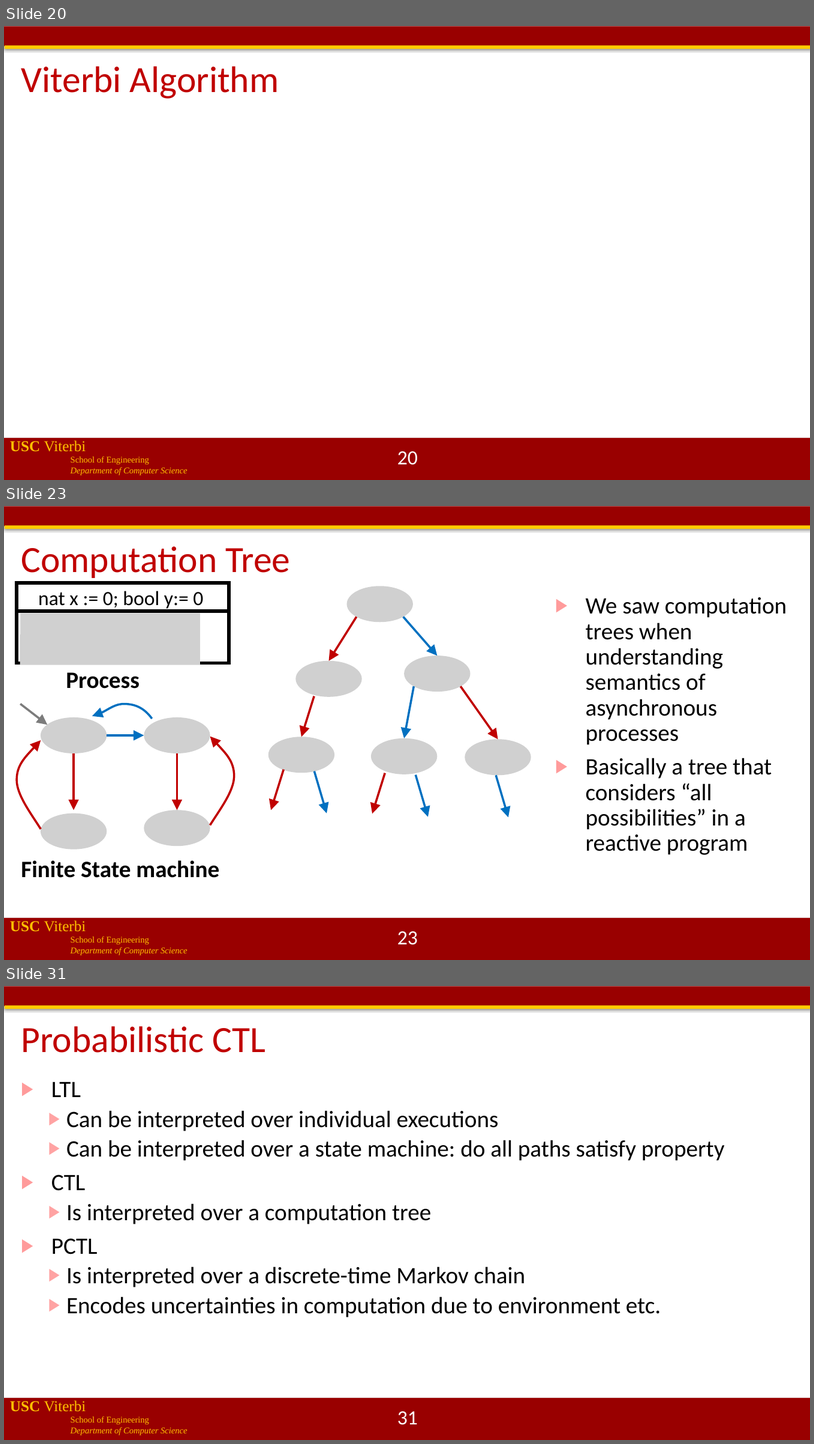
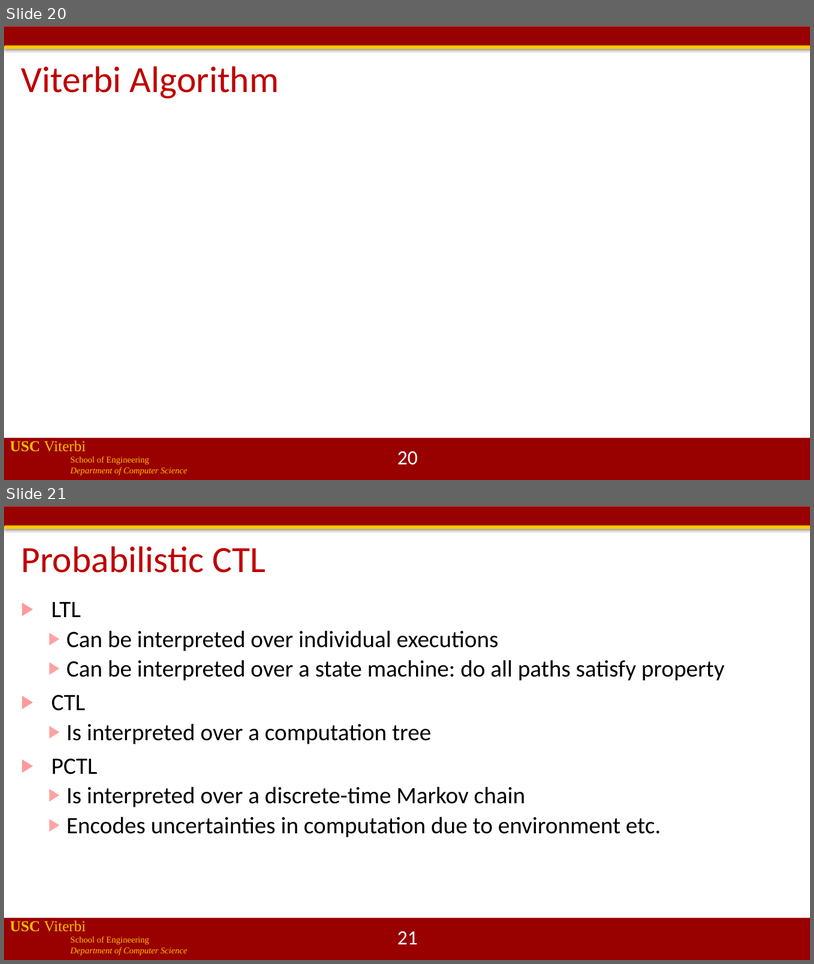
Before and after one commit to jdeshmukh/jdeshmukh.github.io, a slide deck: teaching/cs513slides/lecture9-Probabilistic-Models.pptx. Shown one above the other, each under a label of ours: slides 20, 23 and 31 before the commit, slides 20 and 21 after it; the slides between them are not shown. The pictures are 814x1444 and 814x964 pixels, drawn with LibreOffice and Linux fonts; fonts in the diff are those of the drawing; grey boxes stand for pictures; background and template pictures are left out. Boxes give left, top, right and bottom in pixels: in the first picture for what was removed or moved away, otherwise in the second. Text is boxed around its words. In the diff, an @@ line names an element or a change of style, - is before the commit and + after.

```diff
--- a/teaching/cs513slides/lecture9-Probabilistic-Models.pptx
+++ b/teaching/cs513slides/lecture9-Probabilistic-Models.pptx
@@ slide 23 removed at (4,506,810,960), background #FFFFFF; not listed: 4 template elements that a slide beside it also shows @@
@@ title removed at (21,546,290,578) @@
-Computation Tree
@@ picture removed at (347,586,413,622) @@
@@ text removed at (586,597,787,855) @@
-▶ We saw computation trees when understanding semantics of asynchronous processes
-▶ Basically a tree that considers “all possibilities” in a reactive program
@@ arrow removed from (357, 617) to (329, 661) @@
@@ arrow removed from (403, 617) to (438, 655) @@
@@ group removed at (17,583,229,664): 2 pictures, 1 rectangle, 1 line, 1 text @@
-nat x := 0; bool y:= 0
@@ picture removed at (296,661,362,697) @@
@@ picture removed at (404,655,470,692) @@
@@ text removed at (66,672,140,688) @@
-Process
@@ arrow removed from (314, 696) to (302, 736) @@
@@ arrow removed from (414, 686) to (404, 738) @@
@@ arrow removed from (461, 686) to (498, 739) @@
@@ arrow removed from (20, 704) to (48, 724) @@
@@ group removed at (17,704,234,850): 4 pictures, 3 freeform shapes, 3 arrows @@
@@ picture removed at (269,736,335,773) @@
@@ picture removed at (371,738,437,775) @@
@@ picture removed at (465,739,531,775) @@
@@ arrow removed from (284, 769) to (272, 810) @@
@@ arrow removed from (314, 771) to (327, 813) @@
@@ arrow removed from (385, 773) to (372, 813) @@
@@ arrow removed from (416, 775) to (428, 817) @@
@@ arrow removed from (497, 775) to (509, 817) @@
@@ text removed at (21,860,219,877) @@
-Finite State machine
@@ page number removed at (398,931,418,945) @@
-23
@@ what was slide 31 is now slide 21 @@
@@ page number at (398,931,418,944): text changed @@
-31
+21
```
Also in this commit, not shown: 4 slides changed, 9 other slides removed.
